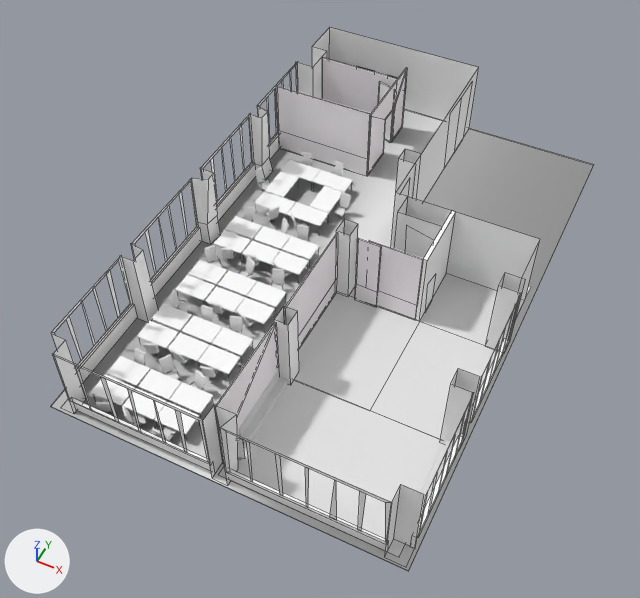
The Blender file models/vrLabsModel/planta6grupos.blend as it was, and as the next commit left it.
Before and after are seen from a 50 mm lens placed at (6.92, -16.21, 18.42), pointed at (-0.43, -1.51, 0.04). Lighting does not change. The marker at lower left points along +X, +Y and +Z. Mesh edges are drawn as thin lines on the coarser meshes.

Names of what the first picture shows: 'banco', 'centro', 'clever', 'comunicacion', 'cristalera entrada', 'cristaleraAgora', 'cristalerasFrontales', 'design', 'pared', 'research', 'silla'.
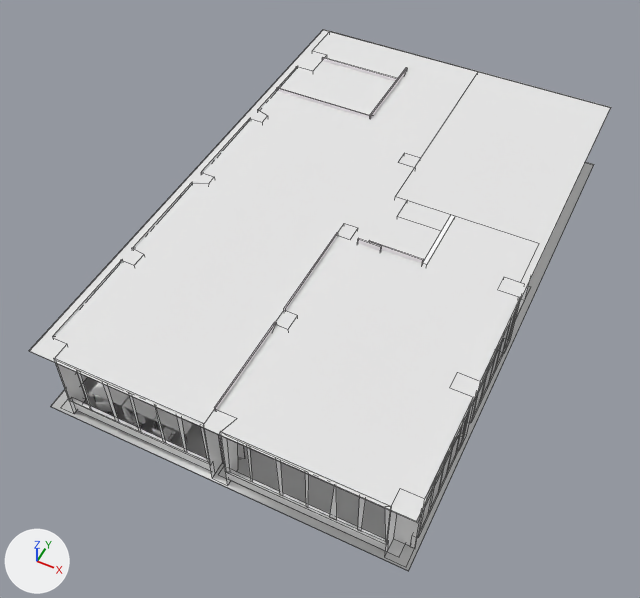
Edits to the bpy script that builds the scene:
```text
Change ob_techo:
    ob_techo.location: (-0.05, 0.03, 2.31) -> (-0.05, 0.03, 2.16)
    remove ob_techo.hide_viewport = True
```

What differs and where, as boxes [x1, y1, x2, y2] in the pictures (640 x 598 px):
'Techo', shown: after [29, 29, 611, 522]
'pared', unchanged, covered by the edit: before [51, 27, 594, 571]; after [51, 32, 594, 571]
'cristalerasFrontales', unchanged, covered by the edit: before [276, 86, 423, 320]; after [277, 87, 423, 263]
'cristaleraAgora', unchanged, covered by the edit: [214, 233, 381, 463] in both
'silla', unchanged, covered by the edit: before [96, 152, 351, 441]; after [96, 400, 175, 441]
